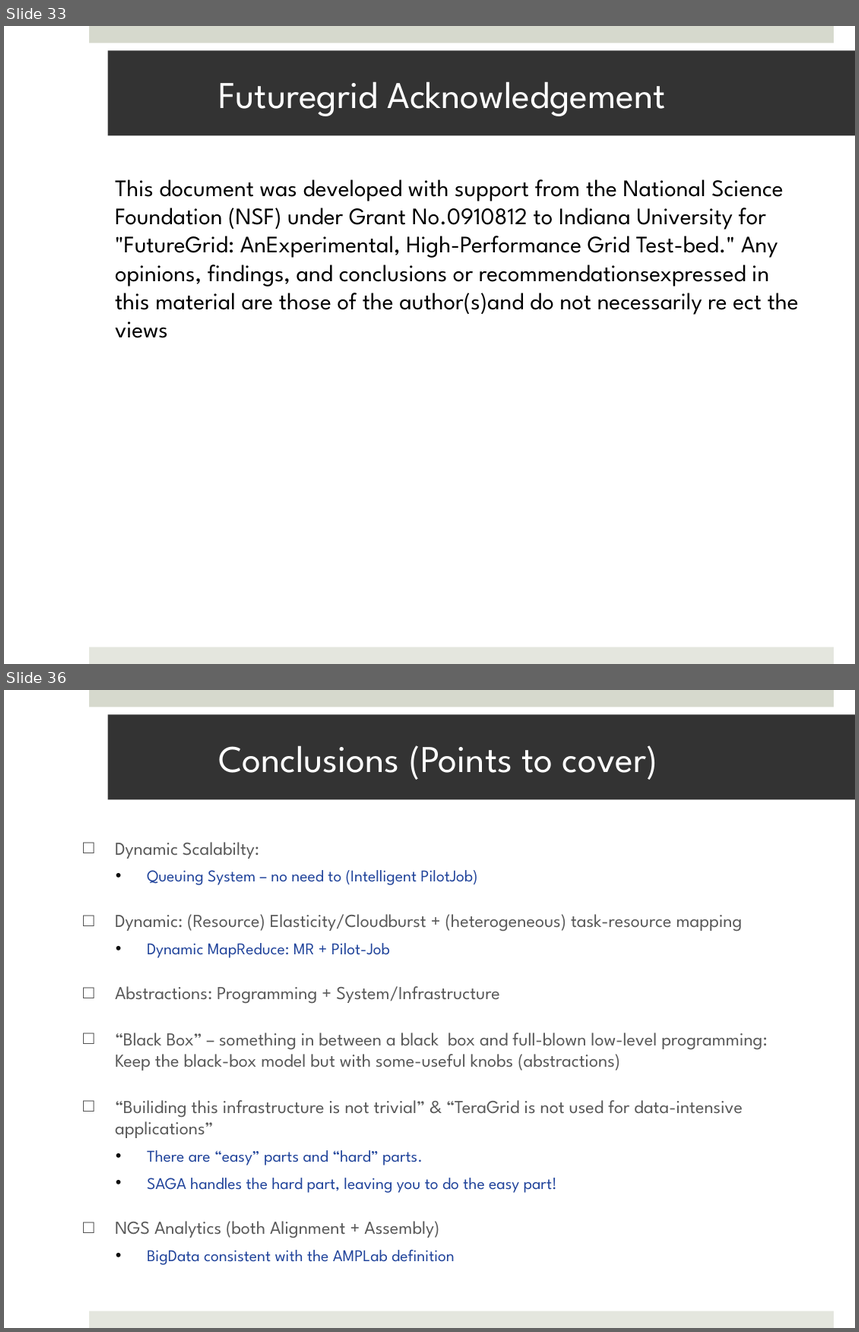
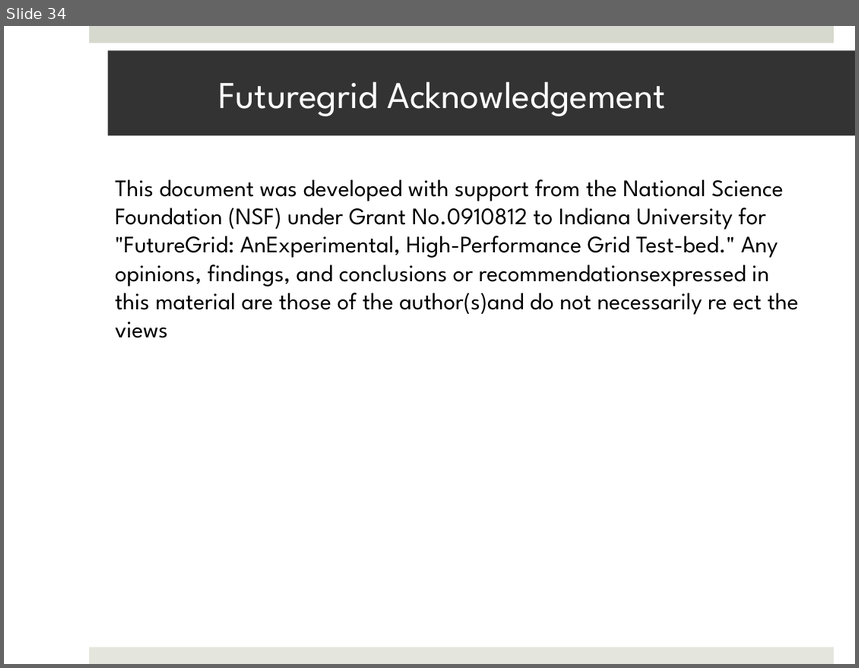
Before and after one commit to saga-project/saga-cpp-legacy-projects, a slide deck: saga-talks/abstractions_for_ls-microsoft.pptx. Shown one above the other, each under a label of ours: slides 33 and 36 before the commit, slide 34 after it; the slides between them are not shown. The pictures are 859x1332 and 859x668 pixels, drawn with LibreOffice and Linux fonts; fonts in the diff are those of the drawing; background and template pictures are left out. Boxes give left, top, right and bottom in pixels: in the first picture for what was removed or moved away, otherwise in the second. Text is boxed around its words. In the diff, an @@ line names an element or a change of style, - is before the commit and + after.

```diff
--- a/saga-talks/abstractions_for_ls-microsoft.pptx
+++ b/saga-talks/abstractions_for_ls-microsoft.pptx
@@ slide 36 removed at bbox=[4, 690, 855, 1328], background #FFFFFF; not listed: 2 template elements that a slide beside it also shows @@
@@ title removed at bbox=[108, 714, 855, 799] @@
-Conclusions (Points to cover)
@@ text removed at bbox=[115, 842, 767, 1265] @@
-□ Dynamic Scalabilty:
-  • Queuing System – no need to (Intelligent PilotJob)
-□ Dynamic: (Resource) Elasticity/Cloudburst + (heterogeneous) task-resource mapping
-  • Dynamic MapReduce: MR + Pilot-Job
-□ Abstractions: Programming + System/Infrastructure
-□ “Black Box” – something in between a black box and full-blown low-level programming: Keep the black-box model but with some-useful knobs (abstractions)
-□ “Builiding this infrastructure is not trivial” & “TeraGrid is not used for data-intensive applications”
-  • There are “easy” parts and “hard” parts.
-  • SAGA handles the hard part, leaving you to do the easy part!
-□ NGS Analytics (both Alignment + Assembly)
-  • BigData consistent with the AMPLab definition
@@ what was slide 33 is now slide 34 @@
```
Also in this commit, not shown: 14 slides changed, 3 slides added, 5 other slides removed.
